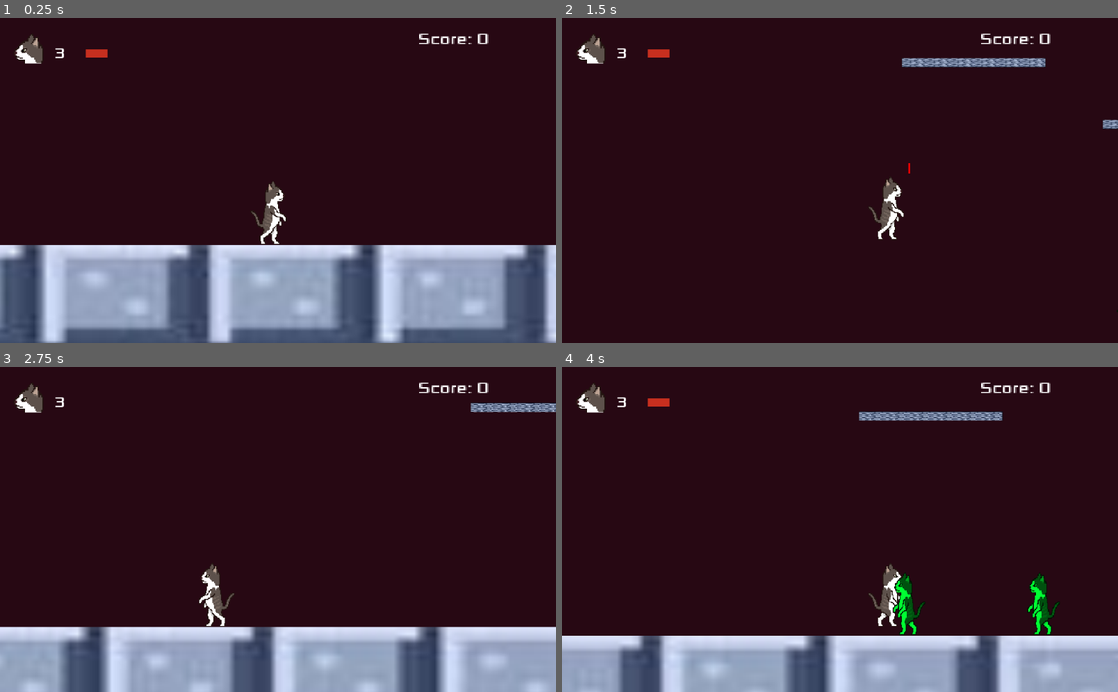
Above: before the commit, frames 1-4 (two rows, left to right).
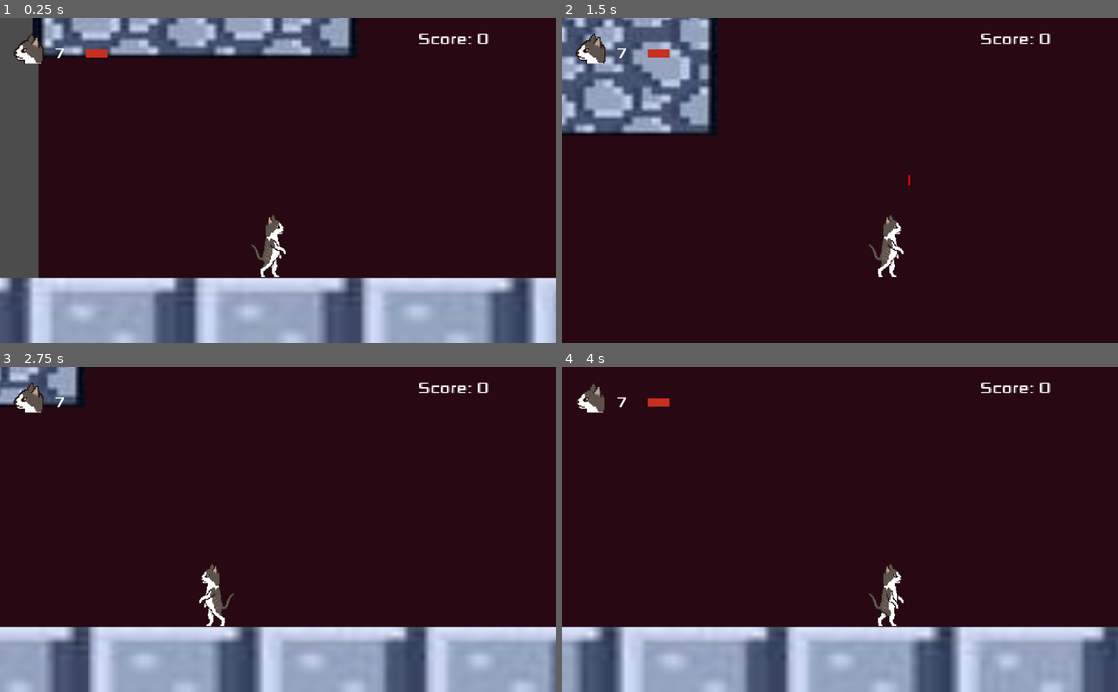
Above: after the commit, the same moments.

Repository: Fergiaco/Bordasvania
Game: Godot game, scene res://Main.tscn
Same seed, same stepped clock (60 frames per second), same inputs: the game is played once before the commit and once after it.
Inputs:
- Up to frame 1 (0.25 s): no input
- Up to frame 2 (1.5 s): tap Enter at 0.5 s; hold R 0.53-1.28 s; hold Right (Right) from 0.53 s (still down); tap Space (Jump) at 0.77 s; tap K (Melee) at 1.35 s
- Up to frame 3 (2.75 s): tap Space (Jump) at 1.52 s; tap R at 1.55, 2.3 s; release Right (Right) at 2.03 s; hold Left (Left) from 2.03 s (still down); hold L (Projetil) from 2.03 s (still down)
- Up to frame 4 (4 s): release Left (Left) at 2.78 s; release L (Projetil) at 2.78 s; hold Right (Right) from 2.78 s (still down); tap R at 2.85 s; tap Space (Jump) at 3.02, 3.77 s; hold R from 3.53 s (still down)

The runs differ from the first frame. In frame 1, 33% of the frame differs, in the area x 0-100%, y 0-100%; in frame 2, 11%; in frame 3, 8.6%; in frame 4, 16%.

Commit message:
ajuste colisoes

Diff:
--- a/Ataques/Laser.gd
+++ b/Ataques/Laser.gd
@@ -7,7 +7,7 @@
 
 func _physics_process(delta):
 	desloc+=speed*delta
-	print(desloc)
+	#print(desloc)
 	if desloc>=alcance:
 		self.queue_free()
 	var colisao = move_and_collide(velocidade*delta*speed)
--- a/Cenario/Pilar.tscn
+++ b/Cenario/Pilar.tscn
@@ -6,13 +6,14 @@
 extents = Vector2( 299, 1200 )
 
 [node name="Pilar1" type="StaticBody2D"]
+position = Vector2( -3, -9 )
 
 [node name="Sprite" type="Sprite" parent="."]
-position = Vector2( 335, 128 )
+position = Vector2( 7, -2 )
 rotation = 1.57222
 scale = Vector2( 8.15085, 5.79808 )
 texture = ExtResource( 1 )
 
 [node name="CollisionShape2D" type="CollisionShape2D" parent="."]
-position = Vector2( 333, 125 )
+position = Vector2( 5, -11 )
 shape = SubResource( 1 )
--- a/Inimigos/Inimigo.gd
+++ b/Inimigos/Inimigo.gd
@@ -27,20 +27,19 @@
 		get_tree().call_group("HUD", "atualiza_pontos",pontos)
 		queue_free()
 
+func detecta_colisao():
+	for i in get_slide_count():
+		var collision = get_slide_collision(i)
+		if  collision:
+			if collision.collider.is_in_group("Player"):
+				get_tree().call_group("Player", "tomou_dano")
 
 func _physics_process(delta):
+	detecta_colisao()
 	velocidade.x =  speed
 	velocidade.y += gravidade * delta
 	velocidade = move_and_slide(velocidade, Vector2.UP)
-	#var colisao=move_and_collide(velocidade*speed*delta)
-	#velocidade.y=1000
-	#if colisao:
-	#	if colisao.collider.is_in_group("Player"):
-	#		colisao.collider.call("tomou_dano")
-	#		print(('aaaaa'))
 	desloc += abs(delta*speed)
-	print(desloc)
-	#print(desloc)
 	if desloc>=420:
 		speed=-speed
 		inverte_dir()
--- a/Main.gd
+++ b/Main.gd
@@ -23,8 +23,17 @@
 		get_tree().change_scene("res://GameOver.tscn")
 
 	if player.position.y > porta_castelo.position.y:
-		if  player.position.x < porta_castelo.position.x:
-			get_tree().change_scene("res://GameOver.tscn")
+		if player.position.x < porta_castelo.position.x:
+			pass
+			#var new_parent = get_node("/root/Main/Inicio")
+			#var old_parent=get_node(player.get_parent().get_path())
+			#print(old_parent.get_parent().get_child(1).get_path())
+			#old_parent.remove_child(player)
+			#new_parent.add_child(player)
+
+
+			#get_tree().change_scene("res://GameOver.tscn")
+			#get_tree().change_scene("res://Main/Castelo.tscn")
 
 
 func goto_scene(path: String):
--- a/Main.tscn
+++ b/Main.tscn
@@ -30,20 +30,30 @@
 [node name="Cenario" type="Node" parent="Castelo"]
 
 [node name="ColorRect" type="ColorRect" parent="Castelo/Cenario"]
-margin_left = -5268.0
-margin_top = -2376.0
-margin_right = 6566.0
-margin_bottom = 3665.0
+margin_left = -3613.0
+margin_top = -2535.0
+margin_right = 8221.0
+margin_bottom = 3506.0
+rect_scale = Vector2( 1.24723, 1.29681 )
 color = Color( 0.156863, 0.0352941, 0.0784314, 1 )
 
 [node name="Chão" parent="Castelo/Cenario" instance=ExtResource( 2 )]
 position = Vector2( -1778, 803 )
 
+[node name="Chão5" parent="Castelo/Cenario" instance=ExtResource( 2 )]
+position = Vector2( -4870, 803 )
+
 [node name="Chão2" parent="Castelo/Cenario" instance=ExtResource( 2 )]
 position = Vector2( 3765, 158 )
 
 [node name="Chão3" parent="Castelo/Cenario" instance=ExtResource( 2 )]
-position = Vector2( 1810, 2440 )
+position = Vector2( 1601, 2440 )
+
+[node name="Chão4" parent="Castelo/Cenario" instance=ExtResource( 2 )]
+position = Vector2( 977, 4272 )
+
+[node name="Chão6" parent="Castelo/Cenario" instance=ExtResource( 2 )]
+position = Vector2( 4694, 4277 )
 
 [node name="Plataforma2" parent="Castelo/Cenario" instance=ExtResource( 4 )]
 position = Vector2( -15, -126 )
@@ -82,12 +92,16 @@
 position = Vector2( -229, 95 )
 
 [node name="Pilar1" parent="Castelo/Cenario" instance=ExtResource( 5 )]
-position = Vector2( -3642, -685 )
+position = Vector2( -3330, -701 )
 scale = Vector2( 0.993958, 0.557625 )
 
 [node name="Pilar2" parent="Castelo/Cenario" instance=ExtResource( 5 )]
-position = Vector2( 3584, 788 )
+position = Vector2( 3904, 982 )
 scale = Vector2( 1.56389, 1.56389 )
+
+[node name="Pilar3" parent="Castelo/Cenario" instance=ExtResource( 5 )]
+position = Vector2( 3553, 3353 )
+scale = Vector2( 0.414777, 0.414777 )
 
 [node name="Plataforma13" parent="Castelo/Cenario" instance=ExtResource( 4 )]
 position = Vector2( -2685, -313 )
@@ -109,10 +123,9 @@
 
 [node name="Ataques" type="Node2D" parent="Castelo"]
 
-[node name="Bordas" parent="Castelo" groups=["Player"] instance=ExtResource( 1 )]
-position = Vector2( -2293, 284 )
+[node name="Bordas" parent="Castelo" instance=ExtResource( 1 )]
+position = Vector2( -3195, 209 )
 speed = 500
-gravity = 2000
 
 [node name="Camera2D" type="Camera2D" parent="Castelo/Bordas"]
 position = Vector2( 22.9321, 42 )
@@ -155,9 +168,11 @@
 position = Vector2( 2255, -738 )
 
 [node name="Porta_castelo" type="Position2D" parent="Castelo"]
-position = Vector2( -3250, 71 )
+position = Vector2( -3592, 62 )
 
 [node name="Inicio" type="Node" parent="."]
+
+[node name="Cenario" type="Node" parent="Inicio"]
 
 [node name="HUD" type="CanvasLayer" parent="." groups=["HUD"]]
 script = ExtResource( 11 )
@@ -182,7 +197,7 @@
 margin_right = 121.0
 margin_bottom = 82.0
 custom_fonts/font = SubResource( 2 )
-text = "3"
+text = "7"
 uppercase = true
 
 [node name="rosto" type="TextureRect" parent="HUD"]
--- a/Player/Bordas.gd
+++ b/Player/Bordas.gd
@@ -1,7 +1,7 @@
 extends KinematicBody2D
 
 export (int) var speed = 200
-export (int) var jump_speed = 1000
+export (int) var jump_speed = 1300
 export (int) var gravity = 3000
 export (float) var cd_laser = 1.5
 export (float) var cd_espada = 1
@@ -9,6 +9,8 @@
 export (int) var cd_inv = 3
 
 onready var audio_laser = $laser
+onready var animacao_dano=$animacao_dano
+onready var som_dano=$som_dano
 onready var target = position
 onready var sprite = $Sprite
 onready var Laser := preload("res://Ataques/Laser.tscn")
@@ -95,18 +97,29 @@
 func tomou_dano():
 	if not invencivel:
 		invencivel=true
+		som_dano.play()
+		animacao_dano.play("dano")
 		hp-=1
 		if hp<0:
+			som_dano.play()
 			get_tree().change_scene("res://GameOver.tscn")
 
 		timer_inv.start()
 		get_tree().call_group("HUD", "atualiza_vida",hp)
 
+func detecta_colisao():
+	for i in get_slide_count():
+		var collision = get_slide_collision(i)
+		if collision.collider.is_in_group("Inimigos"):
+			tomou_dano()
 
 func stop_inv():
 	invencivel=false
+	animacao_dano.stop()
+	som_dano.stop()
 
 func _physics_process(delta):
 	get_side_input()
 	velocity.y += gravity * delta
-	velocity = move_and_slide(velocity, Vector2.UP)
+	velocity=move_and_slide(velocity, Vector2.UP)
+	detecta_colisao()
--- a/Player/Bordas.tscn
+++ b/Player/Bordas.tscn
@@ -1,18 +1,57 @@
-[gd_scene load_steps=5 format=2]
+[gd_scene load_steps=10 format=2]
 
 [ext_resource path="res://Player/Bordas.gd" type="Script" id=1]
 [ext_resource path="res://Player/Bordas.tres" type="SpriteFrames" id=2]
 [ext_resource path="res://Ataques/laser.mp3" type="AudioStream" id=3]
+[ext_resource path="res://Player/som_dano.mp3" type="AudioStream" id=4]
+
+[sub_resource type="CanvasItemMaterial" id=15]
+
+[sub_resource type="Shader" id=16]
+
+[sub_resource type="ShaderMaterial" id=17]
+next_pass = SubResource( 15 )
+shader = SubResource( 16 )
 
 [sub_resource type="RectangleShape2D" id=14]
 extents = Vector2( 23.9292, 58.5 )
 
-[node name="Bordas" type="KinematicBody2D"]
+[sub_resource type="Animation" id=18]
+resource_name = "dano"
+loop = true
+tracks/0/type = "value"
+tracks/0/path = NodePath("Sprite:visible")
+tracks/0/interp = 1
+tracks/0/loop_wrap = true
+tracks/0/imported = false
+tracks/0/enabled = true
+tracks/0/keys = {
+"times": PoolRealArray( 0, 0.2, 0.4, 0.6, 0.8 ),
+"transitions": PoolRealArray( 1, 1, 1, 1, 1 ),
+"update": 2,
+"values": [ true, false, true, false, true ]
+}
+tracks/1/type = "value"
+tracks/1/path = NodePath("Sprite:modulate")
+tracks/1/interp = 1
+tracks/1/loop_wrap = true
+tracks/1/imported = false
+tracks/1/enabled = true
+tracks/1/keys = {
+"times": PoolRealArray( 0.1, 0.3, 0.5 ),
+"transitions": PoolRealArray( 1, 1, 1 ),
+"update": 0,
+"values": [ Color( 1, 1, 1, 1 ), Color( 0.921569, 0.12549, 0.12549, 1 ), Color( 1, 1, 1, 1 ) ]
+}
+
+[node name="Bordas" type="KinematicBody2D" groups=["Player"]]
 scale = Vector2( 1.00296, 1 )
 script = ExtResource( 1 )
 hp = 7
 
 [node name="Sprite" type="AnimatedSprite" parent="."]
+material = SubResource( 17 )
+use_parent_material = true
 position = Vector2( 8.97344, 48 )
 scale = Vector2( 0.100953, 0.115093 )
 frames = ExtResource( 2 )
@@ -27,3 +66,11 @@
 
 [node name="laser" type="AudioStreamPlayer2D" parent="."]
 stream = ExtResource( 3 )
+
+[node name="animacao_dano" type="AnimationPlayer" parent="."]
+playback_speed = 1.5
+anims/dano = SubResource( 18 )
+
+[node name="som_dano" type="AudioStreamPlayer" parent="."]
+stream = ExtResource( 4 )
+volume_db = -37.56
--- /dev/null
+++ b/Player/dano.gd
@@ -0,0 +1,16 @@
+extends AnimationPlayer
+
+
+# Declare member variables here. Examples:
+# var a = 2
+# var b = "text"
+
+
+# Called when the node enters the scene tree for the first time.
+func _ready():
+	pass # Replace with function body.
+
+
+# Called every frame. 'delta' is the elapsed time since the previous frame.
+#func _process(delta):
+#	pass
--- /dev/null
+++ b/Transicao.gd
@@ -0,0 +1,7 @@
+extends CanvasLayer
+
+func _ready():
+	transition()
+
+func transition():
+	$Fade.play("Fade_black")
Not shown, added: Player/som_dano.mp3.import
Not shown, added: Player/som_dano.mp3
